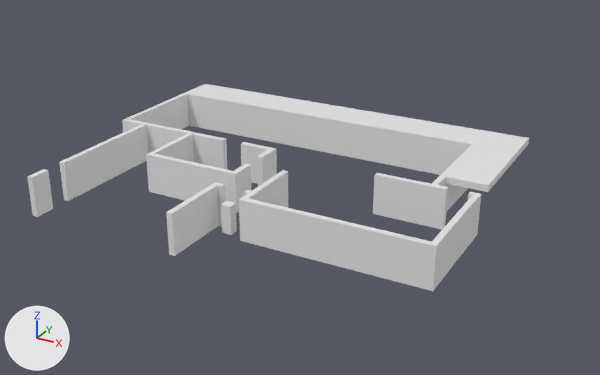
Two versions of the Blender file New game/Courtyard.blend, one commit apart.
One viewpoint serves both versions: a 50 mm lens placed at (27.3, -44.8, 22.9), pointed at (1.4, 2.2, -0.6). Lighting does not change. The marker at lower left points along +X, +Y and +Z.

Script lines for the objects in view, before the commit:
```python
me_cube_002 = bpy.data.meshes.new('Cube.002')
me_cube_002.from_pydata(...)  # a box spanning x -1.0..1.0, y -1.0..1.0, z -1.0..1.0
me_plane_040 = bpy.data.meshes.new('Plane.040')
me_plane_040.from_pydata(...)  # 16 vertices, 14 faces; spans x -0.2..29.0, y -2.4..7.6, z 1.0..1.4
me_plane_050 = bpy.data.meshes.new('Plane.050')
me_plane_050.from_pydata(...)  # 185 vertices, 138 faces; spans x -15.0..18.3, y -9.0..11.5, z -1.4..1.5
ob_balcony = bpy.data.objects.new('balcony', me_plane_040)
ob_balcony.location = (-14.77, 6.71, 0.0)
ob_kc_001 = bpy.data.objects.new('KC.001', me_cube_002)
ob_kc_001.location = (0.09, -4.82, -0.32)
ob_kc_001.rotation_euler = (-1.571, 4.712, 0.0)  # degrees (-90, 270, 0)
ob_kc_001.scale = (1.0, 0.356, -0.324)
_m = ob_kc_001.modifiers.new('Array', 'ARRAY')
_m.count = 1
ob_wall = bpy.data.objects.new('Wall', me_plane_050)
ob_wall.location = (0.0, 0.0, 0.0)
```
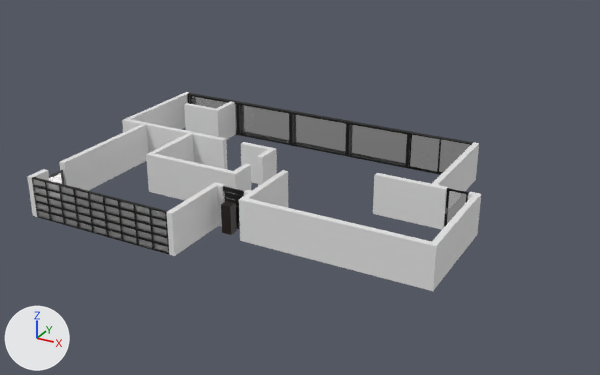
Location of each change, (x1, y1, x2, y2) in pixels of the pictures (600 x 375 px; the box of a moved part takes in the faces that stretch with it):
'GlassWall', added
    after: (187, 93, 411, 168)
'balcony', hidden
    before: (187, 84, 529, 192)
'Garage Door', added
    after: (32, 177, 169, 254)
'Glass1.001', added
    after: (409, 134, 441, 173)
'Glass1', added
    after: (438, 140, 470, 173)
'LivingRoomDoor', added
    after: (444, 188, 469, 227)
'KC.001', recoloured (white to black)
    both: (221, 201, 237, 235)
'FrontDoor', added
    after: (223, 186, 244, 229)
'DoorFrame', added
    after: (407, 132, 474, 175)
'GarageSideDoor', added
    after: (49, 170, 64, 184)
part 1 of me_plane_050, added
    after: (213, 101, 236, 140)
part 2 of me_plane_050, added
    after: (184, 103, 216, 136)
part 3 of me_plane_050, deleted
    before: (187, 93, 473, 175)
part 4 of me_plane_040, moved or reshaped (not visible afterwards)
    before: (445, 144, 519, 192)
part 5 of me_plane_040, moved or reshaped (not visible afterwards)
    before: (187, 84, 529, 156)

The change, as a list of edits to the scene's bpy script:
```text
Change me_cube_002:
    where me_cube_002.from_pydata(...)  # 8 vertices, 6 faces; spans x -1.0..1.0, y -1.0..1.0, z -1.0..1.0
    add me_cube_002.materials.append(mat_material_003)  # black #1a0d08
Change me_plane_040:
    where me_plane_040.from_pydata(...)  # 16 vertices, 14 faces; spans x -0.2..29.0, y -2.4..7.6, z 1.0..1.4
    me_plane_040 part 4: all 4 vertices in x 26.0..29.0, y -2.4, z 1.0..1.4 are moved by (-20.6, -5.2, -1.2)
    me_plane_040 part 5: all 12 vertices in x -0.2..29.0, y 4.7..7.6, z 1.0..1.4 are moved by (-20.6, -3.7, -1.2)
Change me_plane_050:
    where me_plane_050.from_pydata(...)  # 185 vertices, 138 faces; spans x -15.0..18.3, y -9.0..11.5, z -1.4..1.5
    me_plane_050 part 1: a new loose piece, a box spanning x -10.09..-9.67, y 8.5..11.05, z -1.43..1.45
    me_plane_050 part 2: a new loose piece, a box spanning x -13.0..-10.09, y 8.51..8.92, z -1.43..1.45
    me_plane_050 part 3: the loose piece of 8 vertices spanning x -14.6..10.9, y 11.0..11.5, z -1.4..1.4 is deleted
Change ob_balcony:
    ob_balcony.location: (-14.77, 6.71, 0.0) -> (5.81, 10.37, 1.69)
    add ob_balcony.hide_set(True)  # its collection is switched off
Add ob_glass1_001:
    ob_glass1_001 = bpy.data.objects.new('Glass1.001', me_cube_033)  # 16 vertices, 14 faces; spans x -1.01..1.35, y -0.03..0.03, z -1.74..1.02; in mat_glass_1 (white #e7e7e7), mat_material_010 (black #000000)
    ob_glass1_001.location = (7.06, 11.24, 0.35)
Add ob_glass1:
    ob_glass1 = bpy.data.objects.new('Glass1', me_cube_032)  # 16 vertices, 14 faces; spans x -1.17..1.17, y -0.03..0.03, z -1.38..1.38; in mat_glass_1 (white #e7e7e7), mat_material_010 (black #000000)
    ob_glass1.location = (9.55, 11.3, -0.01)
Add ob_doorframe:
    ob_doorframe = bpy.data.objects.new('DoorFrame', me_cube_027)  # 20 vertices, 15 faces; spans x -1.0..1.01, y 0.0..1.0, z -1.04..1.0; in mat_material_009 (black #000000); modifiers MIRROR
    ob_doorframe.location = (8.4, 11.27, 0.03)
    ob_doorframe.scale = (2.45, 0.19, 1.41)
Add ob_livingroomdoor:
    ob_livingroomdoor = bpy.data.objects.new('LivingRoomDoor', me_cube_016)  # 80 vertices, 61 faces; spans x -1.0..1.0, y -4.7..4.7, z -1.0..1.0; in mat_material_007 (black #000000), mat_glass_004 (white #e7e7e7), mat_handle_001 (white #e7e7e7); modifiers MIRROR
    ob_livingroomdoor.location = (12.74, 2.55, 0.0)
    ob_livingroomdoor.scale = (0.75, 0.0201, 1.45)
Add ob_garagesidedoor:
    ob_garagesidedoor = bpy.data.objects.new('GarageSideDoor', me_cube_015)  # 80 vertices, 61 faces; spans x -0.01..0.19, y -1.19..0.3, z -1.17..1.23; in mat_glass_002 (white #e7e7e7), mat_material_005 (black #414141), mat_handle (white #e7e7e7)
    ob_garagesidedoor.location = (-12.86, -6.35, -0.31)
Add ob_garage_door:
    ob_garage_door = bpy.data.objects.new('Garage Door', me_cube_007)  # 156 vertices, 146 faces; spans x -2.1..2.02, y -0.1..0.0, z -1.44..1.44; in mat_material_004 (black #000000), mat_glass_001 (white #e7e7e7); modifiers ARRAY, MIRROR
    ob_garage_door.location = (-3.36, -8.95, 0.02)
    ob_garage_door.scale = (0.889, 1.0, 1.0)
Add ob_frontdoor:
    ob_frontdoor = bpy.data.objects.new('FrontDoor', me_cube)  # 248 vertices, 204 faces; spans x -0.52..1.19, y -0.13..0.11, z -1.39..1.38; in mat_glass (white #e7e1e7), mat_door (black #000000)
    ob_frontdoor.location = (-0.3, -4.07, 0.0)
Add ob_glasswall:
    ob_glasswall = bpy.data.objects.new('GlassWall', me_plane_001)  # 16 vertices, 13 faces; spans x -2.44..2.44, y -0.02..0.19, z -1.44..1.44; in mat_glass_005 (white #e7e7e7), mat_material_008 (black #000000); modifiers MIRROR, ARRAY
    ob_glasswall.location = (-11.99, 11.27, 0.0)
    ob_glasswall.scale = (1.05, 1.0, 1.0)
```
